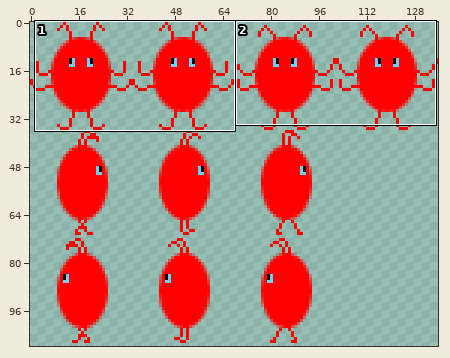
Edited in one commit: sprite sheet (sprite-player.png). Above: a wide view before the commit, with the close-up outlined.
Close-up. Earlier state:
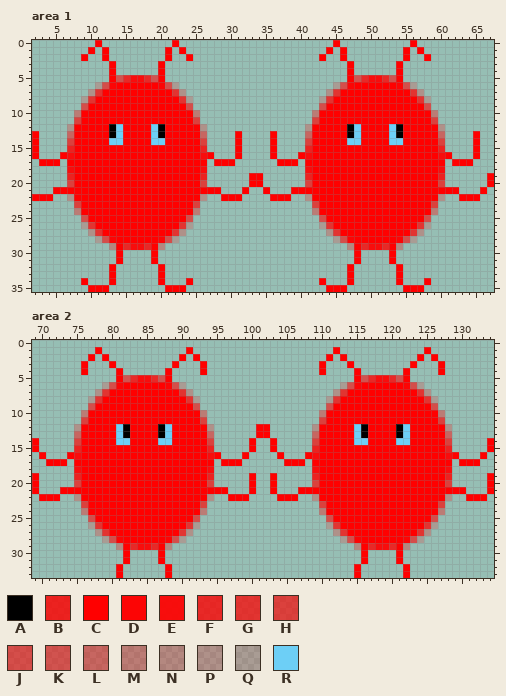
The file is 136x108 pixels. Pixels under 10% opacity are left out. Colours within 5 levels of each other are drawn and written as one. Shown: area 1: x 2..67, y 0..35; area 2: x 69..134, y 0..33. The commit also changed other parts of the picture, which this record leaves out.
Palette (. is transparent): A #000000  B #ff0000d1  C #ff0000  D #ff0000f8  E #ff0000ed  F #ff0000c8  G #ff0000b9  H #ff0000a8  J #ff000096  K #ff00008f  L #ff000076  M #ff000059  N #ff000049  P #ff00003d  Q #ff00002e  R #6dcff6
After:
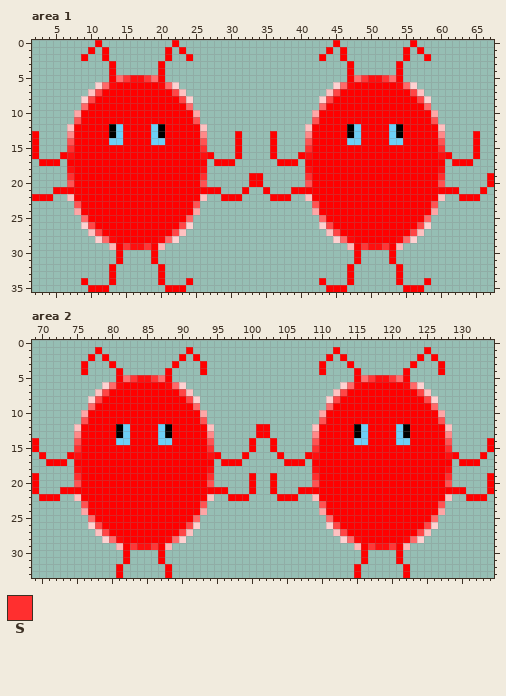
Colours new in this view: S #ff2f2f
What changed:
Colour D changes from #ff0000f8 to #ff0707.
Colour E changes from #ff0000ed to #ff0f0f.
Colour F changes from #ff0000c8 to #ff3737.
Colour G changes from #ff0000b9 to #ff4646.
Colour H changes from #ff0000a8 to #ff5353.
Colour J changes from #ff000096 to #ff6969.
Colour K changes from #ff00008f to #ff7070.
Colour L changes from #ff000076 to #ff8989.
Colour M changes from #ff000059 to #ffa6a6.
Colour N changes from #ff000049 to #ffb6b6.
Colour P changes from #ff00003d to #ffc1c1.
Colour Q changes from #ff00002e to #ffd1d1.
Area 1:
Colour B gives way to colour S in row 15 at x 7, 26, 41 and 60; in row 19 at x 7, 26, 41 and 60.
Area 2:
Colour R gives way to colour A in rows 12 to 13 at x 81, 88, 115 and 122.
Colour A gives way to colour R in rows 12 to 13 at x 82, 87, 116 and 121.
Colour B gives way to colour S in row 15 at x 75, 94, 109 and 128; in row 19 at x 75, 94, 109 and 128.
Changed places in both close-ups, as pixel boxes (x1, y1, x2, y2):
changed: (67, 75, 207, 250)
changed: (305, 75, 445, 250)
changed: (74, 375, 214, 550)
changed: (312, 375, 452, 550)
